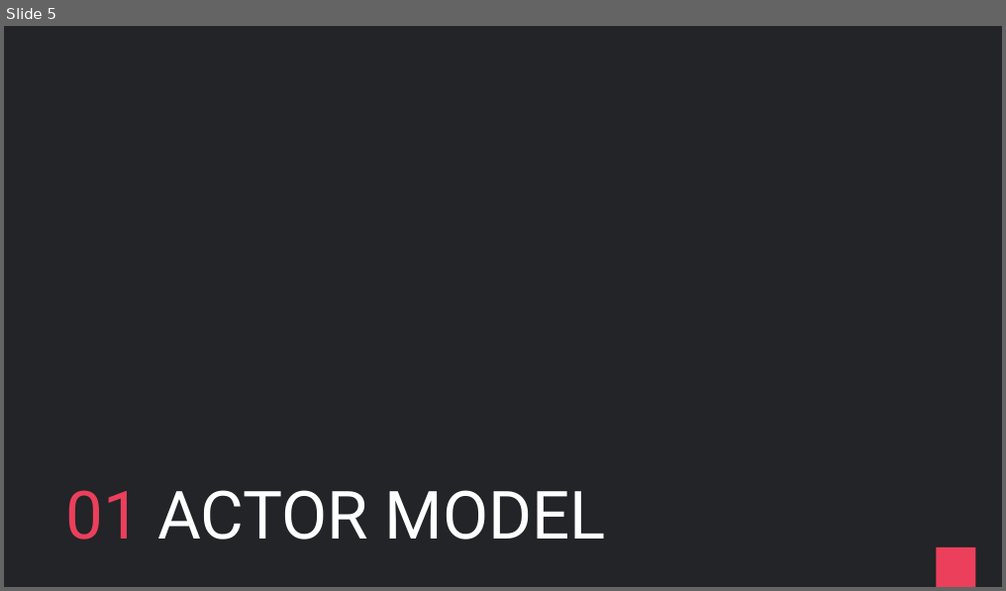
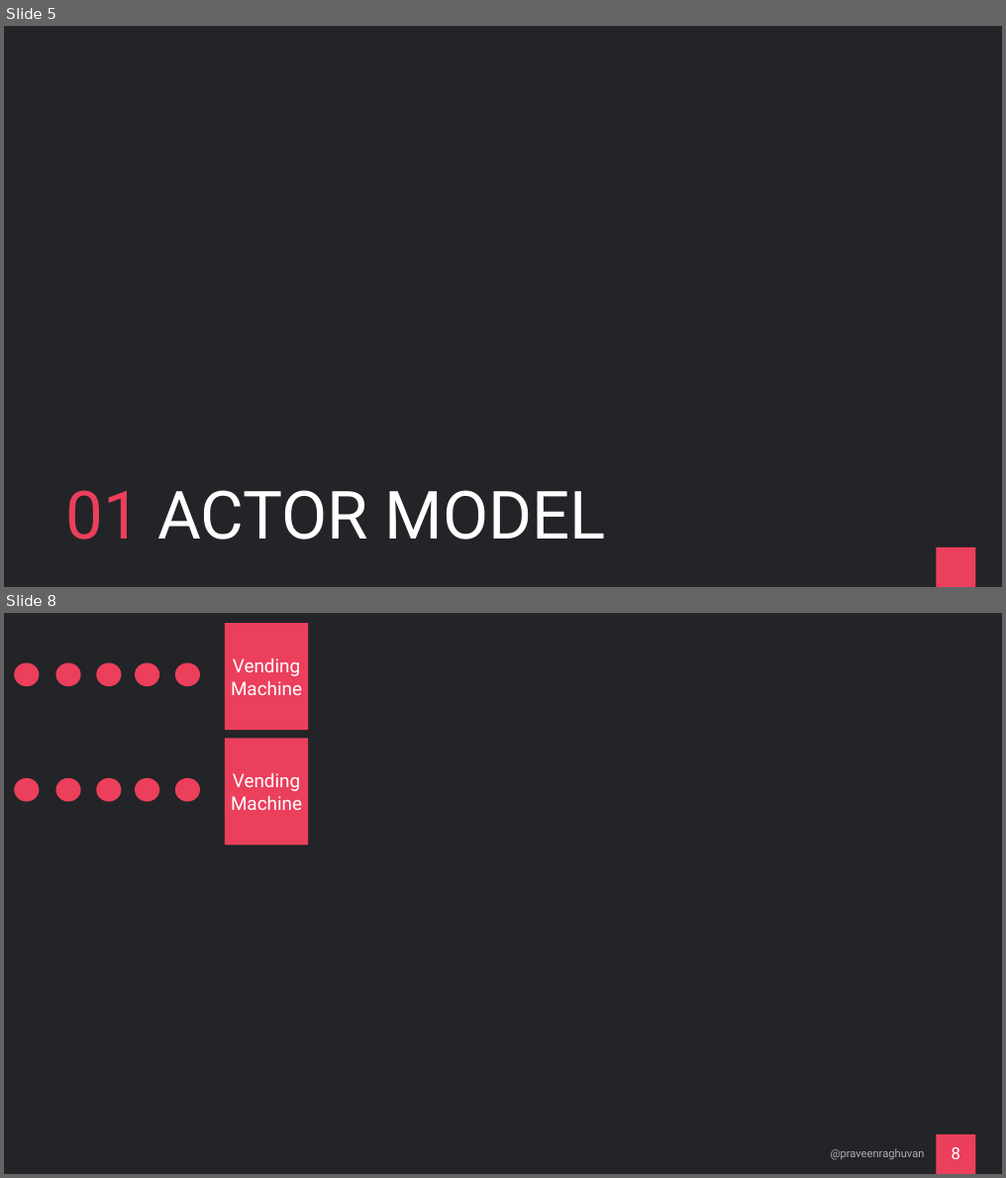
Before and after one commit to praveenraghuvanshi/tech-sessions, a slide deck: drafts/Orleans/ppt/Orleans_draft.pptx. Shown one above the other, each under a label of ours: slide 5 before the commit, slides 5 and 8 after it; the slides between them are not shown. The pictures are 1006x591 and 1006x1178 pixels, drawn with LibreOffice and Linux fonts; fonts in the diff are those of the drawing; background and template pictures are left out. Boxes give left, top, right and bottom in pixels: in the first picture for what was removed or moved away, otherwise in the second. Text is boxed around its words. In the diff, an @@ line names an element or a change of style, - is before the commit and + after.

```diff
--- a/drafts/Orleans/ppt/Orleans_draft.pptx
+++ b/drafts/Orleans/ppt/Orleans_draft.pptx
@@ slide 8 added at (4, 613, 1002, 1174), background #222427; not listed: 1 template element that a slide beside it also shows @@
@@ rectangle added at (225, 623, 308, 730), fill #EB3F5C, 27 pt, text #FFFFFF @@
+Vending Machine
@@ ellipse added at (14, 663, 39, 686), fill #EB3F5C @@
@@ ellipse added at (55, 663, 81, 686), fill #EB3F5C @@
@@ ellipse added at (96, 663, 121, 686), fill #EB3F5C @@
@@ ellipse added at (135, 663, 159, 686), fill #EB3F5C @@
@@ ellipse added at (175, 663, 200, 686), fill #EB3F5C @@
@@ rectangle added at (225, 739, 308, 845), fill #EB3F5C, 27 pt, text #FFFFFF @@
+Vending Machine
@@ ellipse added at (14, 778, 39, 802), fill #EB3F5C @@
@@ ellipse added at (55, 778, 81, 802), fill #EB3F5C @@
@@ ellipse added at (96, 778, 121, 802), fill #EB3F5C @@
@@ ellipse added at (135, 778, 159, 802), fill #EB3F5C @@
@@ ellipse added at (175, 778, 200, 802), fill #EB3F5C @@
@@ text added at (831, 1150, 925, 1160), 16 pt, text #B0B0B0 @@
+@praveenraghuvan
@@ page number added at (951, 1148, 960, 1159), 24 pt, text #FFFFFF @@
+8
```
Also in this commit, not shown: 5 slides changed, 7 other slides added, 19 other files.
